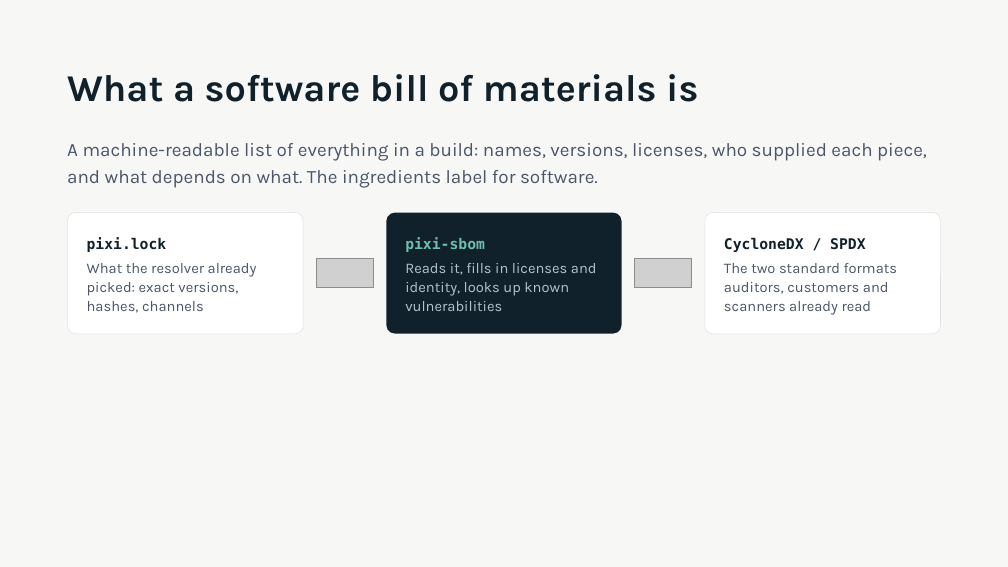
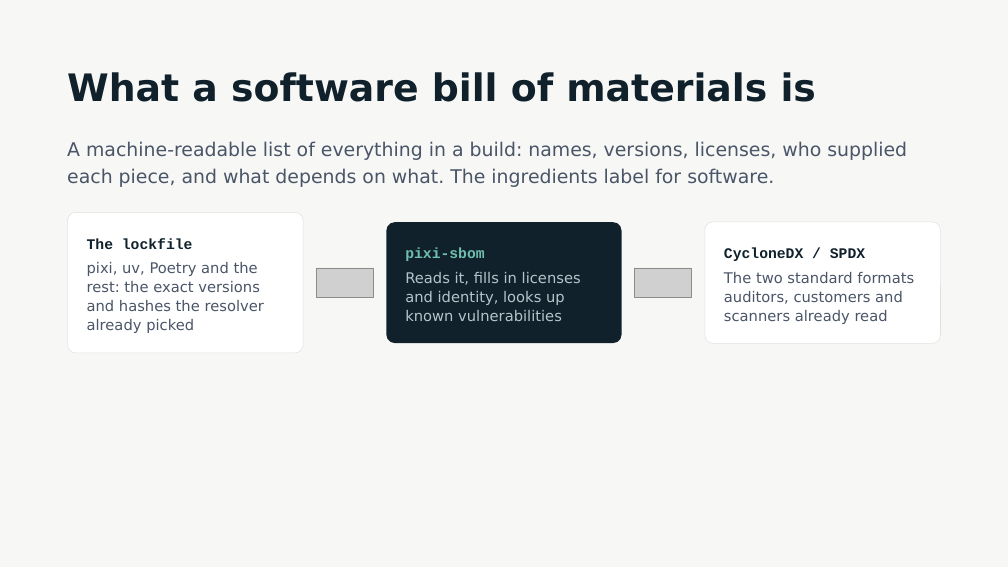
Before and after one commit to actions-marketplace-validations/millsks_pixi-sbom, a slide deck: slide 3 of docs/presentations/engineering-management/pixi-sbom-engineering.pptx. Drawn at 1008x567 pixels with LibreOffice and Linux fonts; fonts in the diff are those of the drawing; grey boxes stand for pictures. Boxes give left, top, right and bottom in pixels: in the first picture for what was removed or moved away, otherwise in the second. Text is boxed around its words. In the diff, an @@ line names an element or a change of style, - is before the commit and + after.

```diff
--- a/docs/presentations/engineering-management/pixi-sbom-engineering.pptx
+++ b/docs/presentations/engineering-management/pixi-sbom-engineering.pptx
@@ font Karla to DejaVu Sans in 4 elements at bbox=[67, 141, 907, 187], bbox=[405, 272, 581, 321], bbox=[724, 272, 914, 324], bbox=[67, 72, 816, 102] @@
@@ rounded rectangle: place and size @@
-rounded rectangle at bbox=[67, 212, 303, 334]
+rounded rectangle at bbox=[67, 212, 303, 353]
@@ rounded rectangle at bbox=[67, 212, 303, 353]: proportions changed @@
@@ text at bbox=[87, 238, 193, 249]: text changed; font DejaVu Sans Mono to Courier New @@
-pixi.lock
+The lockfile
@@ 4 texts, 2 pictures, 2 rounded rectangles: place and size @@
-4 texts, 2 pictures, 2 rounded rectangles at bbox=[316, 212, 941, 334]
+4 texts, 2 pictures, 2 rounded rectangles at bbox=[316, 222, 941, 344]
@@ text at bbox=[87, 262, 264, 333]: text changed; font Karla to DejaVu Sans @@
-What the resolver already picked: exact versions, hashes, channels
+pixi, uv, Poetry and the rest: the exact versions and hashes the resolver already picked
@@ text "pixi-sbom" at bbox=[405, 247, 484, 261]: font DejaVu Sans Mono to Courier New @@
@@ text "CycloneDX / SPDX" at bbox=[724, 247, 865, 261]: font DejaVu Sans Mono to Courier New @@
```
Also in this commit, not shown: 10 other slides changed, 1 slide added, 1 slide removed, 16 other files.
